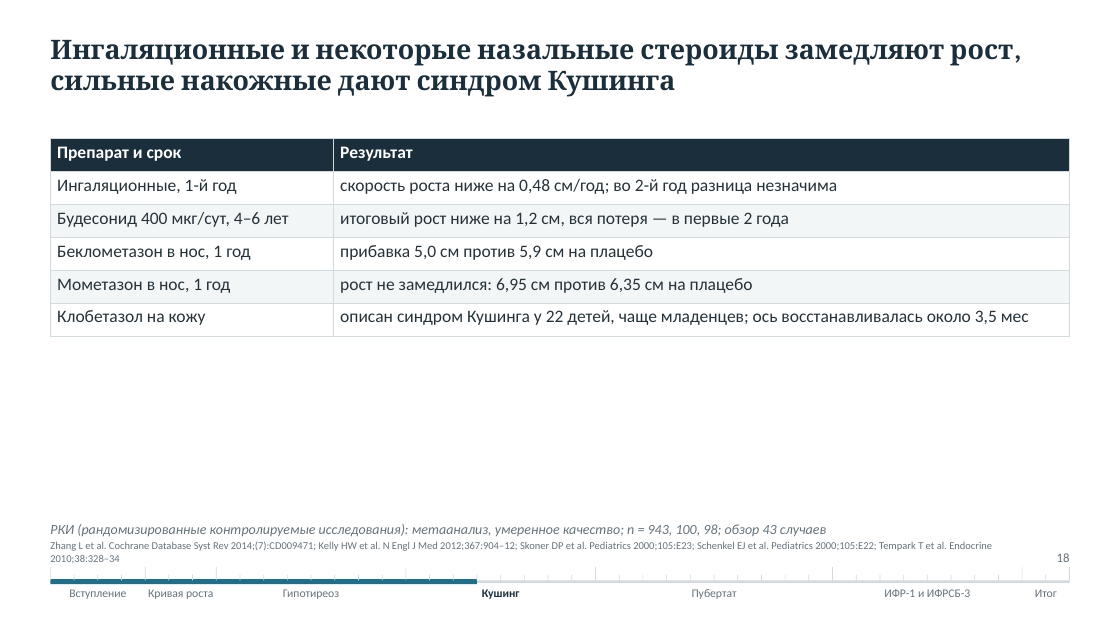
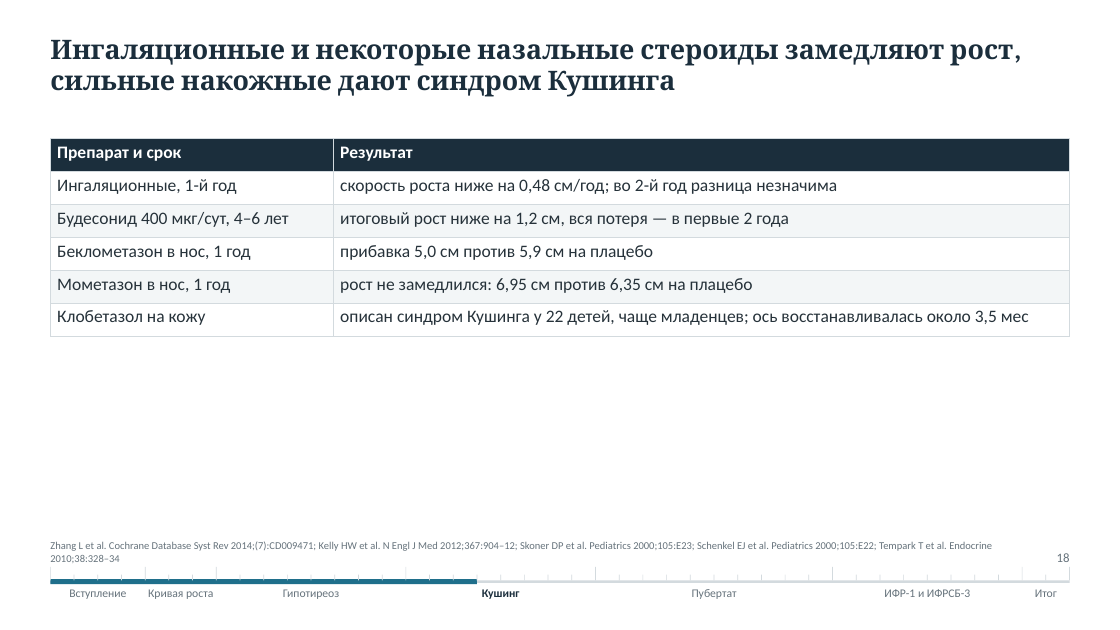
Before and after one commit to drabdulbosit1-eng/my-test-cloud, a slide deck: slide 18 of Endo_short_stature/Эндокринные причины низкорослости 2026.pptx. Drawn at 1120x630 pixels with LibreOffice and Linux fonts; fonts in the diff are those of the drawing. Boxes give left, top, right and bottom in pixels: in the first picture for what was removed or moved away, otherwise in the second. Text is boxed around its words. In the diff, an @@ line names an element or a change of style, - is before the commit and + after.

```diff
--- a/Endo_short_stature/Эндокринные причины низкорослости 2026.pptx
+++ b/Endo_short_stature/Эндокринные причины низкорослости 2026.pptx
@@ text at (50,524,826,536): paragraph removed @@
-РКИ (рандомизированные контролируемые исследования): метаанализ, умеренное качество; n = 943, 100, 98; обзор 43 случаев
```
Also in this commit, not shown: 37 other slides changed, 4 other files.
